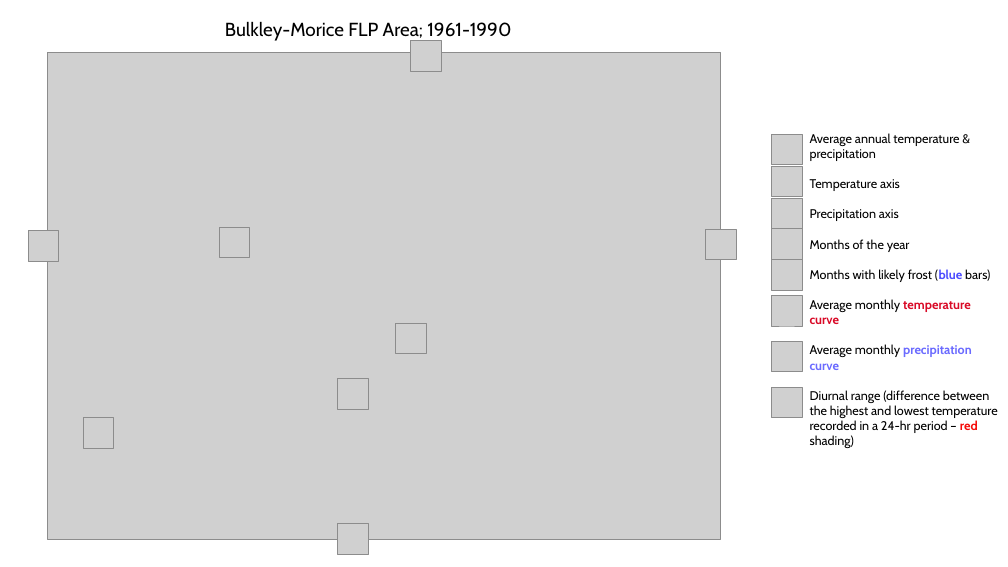
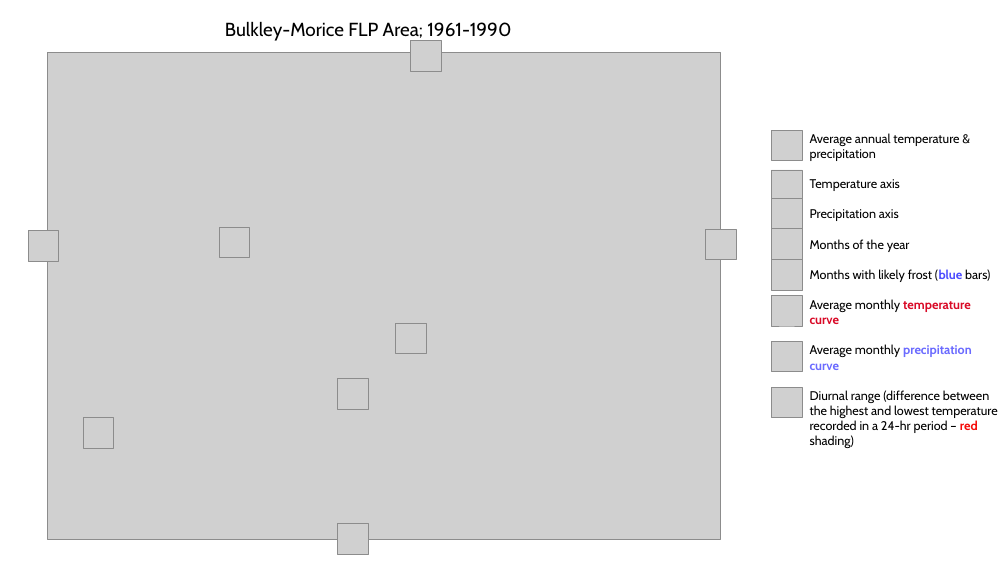
Before and after one commit to bcgov/climr-app, a slide deck: slide 3 of documentation/plot_info.pptx. Drawn at 1008x567 pixels with LibreOffice and Linux fonts; fonts in the diff are those of the drawing; grey boxes stand for pictures. Boxes give left, top, right and bottom in pixels: in the first picture for what was removed or moved away, otherwise in the second. Text is boxed around its words. In the diff, an @@ line names an element or a change of style, - is before the commit and + after.

```diff
--- a/documentation/plot_info.pptx
+++ b/documentation/plot_info.pptx
@@ picture moved from (x1=772, y1=134, x2=802, y2=164) to (x1=772, y1=130, x2=802, y2=160) @@
@@ picture moved from (x1=772, y1=166, x2=803, y2=197) to (x1=771, y1=170, x2=802, y2=201) @@
```
Also in this commit, not shown: 2 other slides changed.
